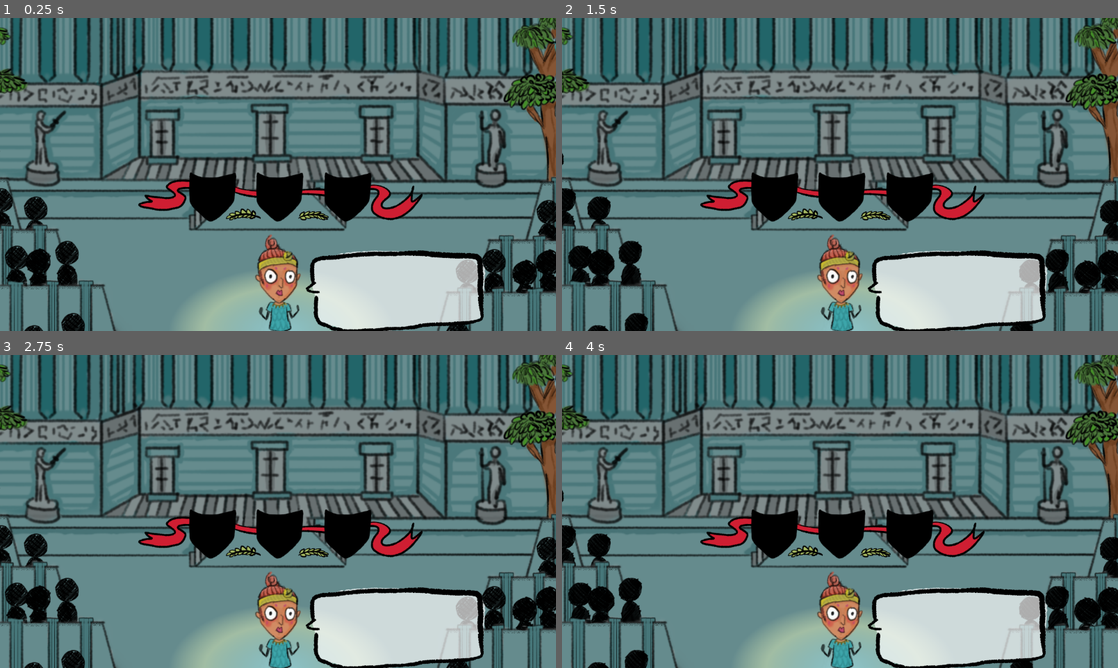
Above: before the commit, frames 1-4 (two rows, left to right).
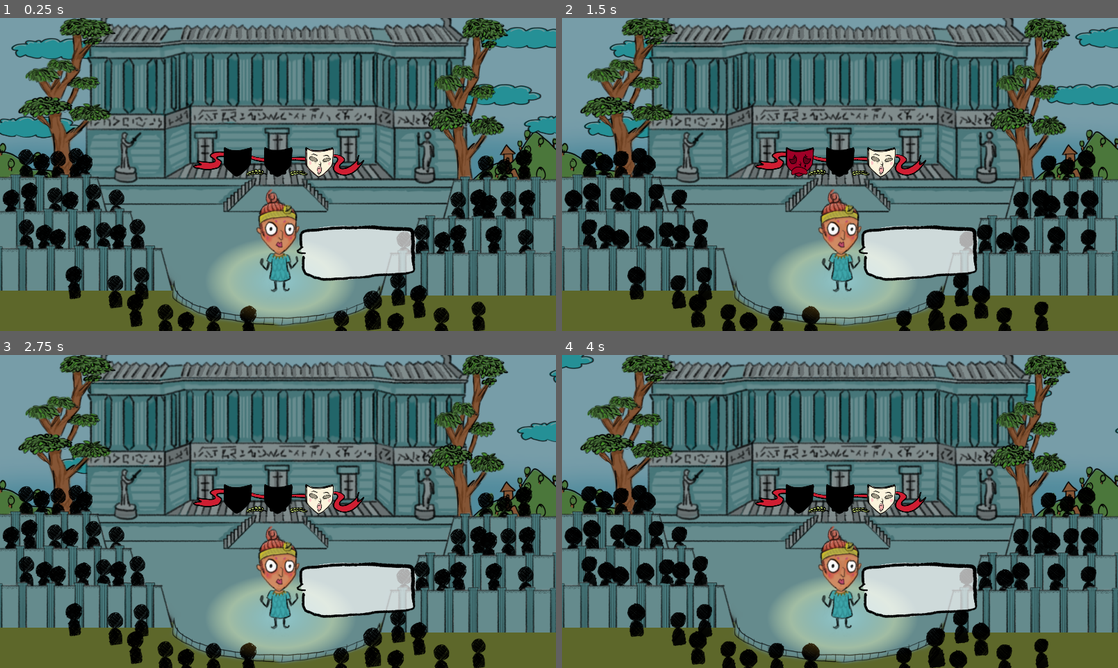
Above: after the commit, the same moments.

Repository: FaunaPolaris/microjam032
Game: Godot game, scene res://Emotions/match_game.tscn
Two runs of this game, one before a commit and one after it. Both use one fixed random seed, a clock stepped at 60 frames per second and the inputs below. Before the commit the project starts from res://game.tscn. Sound files missing from this copy of the repository are replaced by a short silence.
Inputs:
- Up to frame 1 (0.25 s): no input
- Up to frame 2 (1.5 s): hold Right (ui_right) 0.53-1.28 s; hold Left (ui_left) from 1.28 s (still down)
- Up to frame 3 (2.75 s): release Left (ui_left) at 2.03 s; hold Right (ui_right) from 2.03 s (still down)
- Up to frame 4 (4 s): release Right (ui_right) at 2.78 s; hold Up (ui_up) 2.78-3.53 s; hold Left (ui_left) from 3.53 s (still down)

The runs differ from the first frame. In frame 1, 79% of the frame differs, in the area x 0-100%, y 0-100%; in frame 2, 79%; in frame 3, 79%; in frame 4, 79%.

Commit message:
match game with right sprites

Diff:
--- a/Emotions/angry_match.tscn
+++ b/Emotions/angry_match.tscn
@@ -1,15 +1,14 @@
-[gd_scene load_steps=9 format=3 uid="uid://dn3w0ajoaiq4a"]
+[gd_scene load_steps=8 format=3 uid="uid://dn3w0ajoaiq4a"]
 
 [ext_resource type="Script" path="res://Emotions/Scripts/angry_match.gd" id="1_axkmn"]
-[ext_resource type="Texture2D" uid="uid://bels8ihn8wenu" path="res://sprites/greysqr.png" id="2_nqd32"]
-[ext_resource type="Texture2D" uid="uid://nedq4ngd57mr" path="res://sprites/Red_X.png" id="3_vbfpo"]
-[ext_resource type="Texture2D" uid="uid://b76cxcde1bfjj" path="res://sprites/Check_Green.png" id="4_1clwb"]
+[ext_resource type="Texture2D" uid="uid://rivaenorlfpy" path="res://assets/mask_anger.png" id="2_rs2vo"]
 
 [sub_resource type="RectangleShape2D" id="RectangleShape2D_tfh6f"]
-size = Vector2(112.527, 45.4084)
+size = Vector2(95.0213, 33.9434)
 
 [sub_resource type="Animation" id="Animation_7xkp7"]
 resource_name = "right"
+length = 0.2
 tracks/0/type = "value"
 tracks/0/imported = false
 tracks/0/enabled = true
@@ -17,14 +16,15 @@
 tracks/0/interp = 1
 tracks/0/loop_wrap = true
 tracks/0/keys = {
-"times": PackedFloat32Array(0, 1),
-"transitions": PackedFloat32Array(1, 1),
+"times": PackedFloat32Array(0, 0.0333333, 0.166667, 0.2),
+"transitions": PackedFloat32Array(1, 1, 1, 1),
 "update": 0,
-"values": [Color(1, 1, 1, 1), Color(1, 1, 1, 0)]
+"values": [Color(1, 1, 1, 0), Color(0, 0.811765, 0.435294, 1), Color(0, 0.811765, 0.435294, 1), Color(0, 0.811765, 0.435294, 0)]
 }
 
 [sub_resource type="Animation" id="Animation_vql8v"]
 resource_name = "wrong"
+length = 0.2
 tracks/0/type = "value"
 tracks/0/imported = false
 tracks/0/enabled = true
@@ -32,14 +32,42 @@
 tracks/0/interp = 1
 tracks/0/loop_wrap = true
 tracks/0/keys = {
-"times": PackedFloat32Array(0, 1),
-"transitions": PackedFloat32Array(1, 1),
+"times": PackedFloat32Array(0, 0.0333333, 0.166667, 0.2),
+"transitions": PackedFloat32Array(1, 1, 1, 1),
 "update": 0,
-"values": [Color(1, 1, 1, 1), Color(1, 1, 1, 0)]
+"values": [Color(1, 1, 1, 0), Color(0.631373, 0, 0.176471, 1), Color(0.631373, 0, 0.176471, 1), Color(0.631373, 0, 0.176471, 0)]
+}
+
+[sub_resource type="Animation" id="Animation_55q1e"]
+length = 0.001
+tracks/0/type = "value"
+tracks/0/imported = false
+tracks/0/enabled = true
+tracks/0/path = NodePath("right:modulate")
+tracks/0/interp = 1
+tracks/0/loop_wrap = true
+tracks/0/keys = {
+"times": PackedFloat32Array(0),
+"transitions": PackedFloat32Array(1),
+"update": 0,
+"values": [Color(1, 1, 1, 0)]
+}
+tracks/1/type = "value"
+tracks/1/imported = false
+tracks/1/enabled = true
+tracks/1/path = NodePath("wrong:modulate")
+tracks/1/interp = 1
+tracks/1/loop_wrap = true
+tracks/1/keys = {
+"times": PackedFloat32Array(0),
+"transitions": PackedFloat32Array(1),
+"update": 0,
+"values": [Color(1, 1, 1, 0)]
 }
 
 [sub_resource type="AnimationLibrary" id="AnimationLibrary_tvp6q"]
 _data = {
+"RESET": SubResource("Animation_55q1e"),
 "right": SubResource("Animation_7xkp7"),
 "wrong": SubResource("Animation_vql8v")
 }
@@ -48,20 +76,25 @@
 script = ExtResource("1_axkmn")
 
 [node name="idle" type="Sprite2D" parent="."]
-scale = Vector2(0.5, 0.5)
-texture = ExtResource("2_nqd32")
+modulate = Color(0, 0, 0, 1)
+position = Vector2(2.18, 0)
+scale = Vector2(0.7, 0.7)
+texture = ExtResource("2_rs2vo")
 
 [node name="wrong" type="Sprite2D" parent="."]
 modulate = Color(1, 1, 1, 0)
-scale = Vector2(0.11, 0.11)
-texture = ExtResource("3_vbfpo")
+position = Vector2(2.18, 0)
+scale = Vector2(0.7, 0.7)
+texture = ExtResource("2_rs2vo")
 
 [node name="right" type="Sprite2D" parent="."]
 modulate = Color(1, 1, 1, 0)
-scale = Vector2(0.25, 0.25)
-texture = ExtResource("4_1clwb")
+position = Vector2(2.18, 0)
+scale = Vector2(0.7, 0.7)
+texture = ExtResource("2_rs2vo")
 
 [node name="CollisionShape2D" type="CollisionShape2D" parent="."]
+position = Vector2(2.94061, -17.3921)
 shape = SubResource("RectangleShape2D_tfh6f")
 
 [node name="AnimationPlayer" type="AnimationPlayer" parent="."]
--- a/Emotions/angry_mvmnt.tscn
+++ b/Emotions/angry_mvmnt.tscn
@@ -1,19 +1,21 @@
 [gd_scene load_steps=4 format=3 uid="uid://dpj5548g1eqfi"]
 
 [ext_resource type="Script" path="res://Emotions/Scripts/angry_mvmnt.gd" id="1_a0ufn"]
-[ext_resource type="Texture2D" uid="uid://caux5fw4qrtrf" path="res://sprites/redsqr.png" id="2_0rq6k"]
+[ext_resource type="Texture2D" uid="uid://rivaenorlfpy" path="res://assets/mask_anger.png" id="2_8jf4j"]
 
 [sub_resource type="RectangleShape2D" id="RectangleShape2D_8eta4"]
-size = Vector2(112, 28)
+size = Vector2(91, 28)
 
 [node name="Angry_Mvmnt" type="Area2D"]
 script = ExtResource("1_a0ufn")
 
 [node name="angry" type="Sprite2D" parent="."]
-scale = Vector2(0.499, 0.5)
-texture = ExtResource("2_0rq6k")
+position = Vector2(1.46, 0)
+scale = Vector2(0.7, 0.701)
+texture = ExtResource("2_8jf4j")
 
 [node name="CollisionShape2D" type="CollisionShape2D" parent="."]
+position = Vector2(2, -14)
 shape = SubResource("RectangleShape2D_8eta4")
 
 [connection signal="area_shape_entered" from="." to="." method="_on_Angry_Mvmnt_area_shape_entered"]
--- a/Emotions/intense_match.tscn
+++ b/Emotions/intense_match.tscn
@@ -1,15 +1,14 @@
-[gd_scene load_steps=9 format=3 uid="uid://4sowkw0ga52y"]
+[gd_scene load_steps=7 format=3 uid="uid://4sowkw0ga52y"]
 
 [ext_resource type="Script" path="res://Emotions/Scripts/intense_match.gd" id="1_26nia"]
-[ext_resource type="Texture2D" uid="uid://bels8ihn8wenu" path="res://sprites/greysqr.png" id="2_80dk8"]
-[ext_resource type="Texture2D" uid="uid://nedq4ngd57mr" path="res://sprites/Red_X.png" id="3_dhcjm"]
-[ext_resource type="Texture2D" uid="uid://b76cxcde1bfjj" path="res://sprites/Check_Green.png" id="4_1yl6n"]
+[ext_resource type="Texture2D" uid="uid://d2u8qx4sopfmk" path="res://assets/mask_intense.png" id="2_ei27h"]
 
 [sub_resource type="RectangleShape2D" id="RectangleShape2D_tfh6f"]
-size = Vector2(112.527, 51.6568)
+size = Vector2(92.2892, 33.3186)
 
 [sub_resource type="Animation" id="Animation_7xkp7"]
 resource_name = "right"
+length = 0.2
 tracks/0/type = "value"
 tracks/0/imported = false
 tracks/0/enabled = true
@@ -17,10 +16,10 @@
 tracks/0/interp = 1
 tracks/0/loop_wrap = true
 tracks/0/keys = {
-"times": PackedFloat32Array(0, 1),
-"transitions": PackedFloat32Array(1, 1),
+"times": PackedFloat32Array(),
+"transitions": PackedFloat32Array(),
 "update": 0,
-"values": [Color(1, 1, 1, 1), Color(1, 1, 1, 0)]
+"values": []
 }
 
 [sub_resource type="Animation" id="Animation_vql8v"]
@@ -48,20 +47,23 @@
 script = ExtResource("1_26nia")
 
 [node name="idle" type="Sprite2D" parent="."]
-scale = Vector2(0.5, 0.5)
-texture = ExtResource("2_80dk8")
+position = Vector2(2.18, 0)
+scale = Vector2(0.7, 0.7)
+texture = ExtResource("2_ei27h")
 
 [node name="wrong" type="Sprite2D" parent="."]
-modulate = Color(1, 1, 1, 0)
-scale = Vector2(0.11, 0.11)
-texture = ExtResource("3_dhcjm")
+modulate = Color(0.631373, 0, 0.176471, 1)
+position = Vector2(2.18, 0)
+scale = Vector2(0.7, 0.7)
+texture = ExtResource("2_ei27h")
 
 [node name="right" type="Sprite2D" parent="."]
-modulate = Color(1, 1, 1, 0)
-scale = Vector2(0.25, 0.25)
-texture = ExtResource("4_1yl6n")
+position = Vector2(2.18, 0)
+scale = Vector2(0.7, 0.7)
+texture = ExtResource("2_ei27h")
 
 [node name="CollisionShape2D" type="CollisionShape2D" parent="."]
+position = Vector2(1.19093, -16.3443)
 shape = SubResource("RectangleShape2D_tfh6f")
 
 [node name="AnimationPlayer" type="AnimationPlayer" parent="."]
--- a/Emotions/intense_mvmnt.tscn
+++ b/Emotions/intense_mvmnt.tscn
@@ -1,19 +1,21 @@
 [gd_scene load_steps=4 format=3 uid="uid://br285gqlphavt"]
 
 [ext_resource type="Script" path="res://Emotions/Scripts/intense_mvmnt.gd" id="1_aom6d"]
-[ext_resource type="Texture2D" uid="uid://b2cj8k2eafrcw" path="res://sprites/greensqr.png" id="2_3abgq"]
+[ext_resource type="Texture2D" uid="uid://d2u8qx4sopfmk" path="res://assets/mask_intense.png" id="2_dv3ge"]
 
 [sub_resource type="RectangleShape2D" id="RectangleShape2D_8eta4"]
-size = Vector2(112, 28)
+size = Vector2(91, 28)
 
 [node name="Intense_Mvmnt" type="Area2D"]
 script = ExtResource("1_aom6d")
 
 [node name="intense" type="Sprite2D" parent="."]
-scale = Vector2(0.499, 0.5)
-texture = ExtResource("2_3abgq")
+position = Vector2(2.46, 0)
+scale = Vector2(0.7, 0.701)
+texture = ExtResource("2_dv3ge")
 
 [node name="CollisionShape2D" type="CollisionShape2D" parent="."]
+position = Vector2(3, -14)
 shape = SubResource("RectangleShape2D_8eta4")
 
 [connection signal="area_shape_entered" from="." to="." method="_on_Intense_Mvmnt_area_shape_entered"]
--- a/Emotions/match_game.tscn
+++ b/Emotions/match_game.tscn
@@ -1,31 +1,40 @@
-[gd_scene load_steps=2 format=3 uid="uid://mnebfkq3r5iw"]
+[gd_scene load_steps=4 format=3 uid="uid://mnebfkq3r5iw"]
 
 [ext_resource type="Script" path="res://Emotions/Scripts/game.gd" id="1_fd1df"]
+[ext_resource type="PackedScene" uid="uid://dxstwosplpvkc" path="res://game.tscn" id="2_2pc7b"]
+[ext_resource type="Texture2D" uid="uid://cddicarr3ig3g" path="res://assets/interface_masks.png" id="3_vwtqv"]
 
 [node name="MatchGame" type="Node2D"]
 script = ExtResource("1_fd1df")
 
+[node name="game" parent="." instance=ExtResource("2_2pc7b")]
+
+[node name="InterfaceMasks" type="Sprite2D" parent="."]
+position = Vector2(960, 488)
+scale = Vector2(0.722222, 0.722222)
+texture = ExtResource("3_vwtqv")
+
 [node name="Creation" type="Node2D" parent="."]
 
 [node name="intense_marker" type="Marker2D" parent="Creation"]
-position = Vector2(768, -64)
+position = Vector2(1105, 63)
 
 [node name="angry_marker" type="Marker2D" parent="Creation"]
-position = Vector2(576, -64)
+position = Vector2(962, 64)
 
 [node name="sad_marker" type="Marker2D" parent="Creation"]
-position = Vector2(384, -64)
+position = Vector2(822, 64)
 
 [node name="Match" type="Node2D" parent="."]
 
 [node name="sad_match_marker" type="Marker2D" parent="Match"]
-position = Vector2(384, 384)
+position = Vector2(822, 491)
 
 [node name="angry_match_marker" type="Marker2D" parent="Match"]
-position = Vector2(576, 384)
+position = Vector2(962, 491)
 
 [node name="intense_match_marker" type="Marker2D" parent="Match"]
-position = Vector2(768, 384)
+position = Vector2(1105, 491)
 
 [node name="Timer" type="Timer" parent="."]
 autostart = true
--- a/Emotions/sad_match.tscn
+++ b/Emotions/sad_match.tscn
@@ -1,15 +1,14 @@
-[gd_scene load_steps=10 format=3 uid="uid://dxeksuid17rly"]
+[gd_scene load_steps=7 format=3 uid="uid://dxeksuid17rly"]
 
 [ext_resource type="Script" path="res://Emotions/Scripts/sad_match.gd" id="1_gm5y0"]
-[ext_resource type="Texture2D" uid="uid://bels8ihn8wenu" path="res://sprites/greysqr.png" id="2_c6mfa"]
-[ext_resource type="Texture2D" uid="uid://nedq4ngd57mr" path="res://sprites/Red_X.png" id="3_0vpul"]
-[ext_resource type="Texture2D" uid="uid://b76cxcde1bfjj" path="res://sprites/Check_Green.png" id="4_2caw1"]
+[ext_resource type="Texture2D" uid="uid://bg2sgd3k3nuvn" path="res://assets/mask_sad.png" id="2_do6ew"]
 
 [sub_resource type="RectangleShape2D" id="RectangleShape2D_tfh6f"]
-size = Vector2(112.527, 53.3936)
+size = Vector2(92.631, 34.5639)
 
 [sub_resource type="Animation" id="Animation_7xkp7"]
 resource_name = "right"
+length = 0.2
 tracks/0/type = "value"
 tracks/0/imported = false
 tracks/0/enabled = true
@@ -17,14 +16,15 @@
 tracks/0/interp = 1
 tracks/0/loop_wrap = true
 tracks/0/keys = {
-"times": PackedFloat32Array(0, 0.2, 0.5, 1),
+"times": PackedFloat32Array(0, 0.0333333, 0.166667, 0.2),
 "transitions": PackedFloat32Array(1, 1, 1, 1),
 "update": 0,
-"values": [Color(1, 1, 1, 0), Color(1, 1, 1, 1), Color(1, 1, 1, 1), Color(1, 1, 1, 0)]
+"values": [Color(1, 1, 1, 0), Color(0, 0.811765, 0.435294, 1), Color(0, 0.811765, 0.435294, 1), Color(0, 0.811765, 0.435294, 0)]
 }
 
 [sub_resource type="Animation" id="Animation_vql8v"]
 resource_name = "wrong"
+length = 0.2
 tracks/0/type = "value"
 tracks/0/imported = false
 tracks/0/enabled = true
@@ -32,42 +32,14 @@
 tracks/0/interp = 1
 tracks/0/loop_wrap = true
 tracks/0/keys = {
-"times": PackedFloat32Array(0, 0.166667, 0.5, 1),
+"times": PackedFloat32Array(0, 0.0333333, 0.166667, 0.2),
 "transitions": PackedFloat32Array(1, 1, 1, 1),
 "update": 0,
-"values": [Color(1, 1, 1, 0), Color(1, 1, 1, 1), Color(1, 1, 1, 1), Color(1, 1, 1, 0)]
-}
-
-[sub_resource type="Animation" id="Animation_fmuro"]
-length = 0.001
-tracks/0/type = "value"
-tracks/0/imported = false
-tracks/0/enabled = true
-tracks/0/path = NodePath("right:modulate")
-tracks/0/interp = 1
-tracks/0/loop_wrap = true
-tracks/0/keys = {
-"times": PackedFloat32Array(0),
-"transitions": PackedFloat32Array(1),
-"update": 0,
-"values": [Color(1, 1, 1, 0)]
-}
-tracks/1/type = "value"
-tracks/1/imported = false
-tracks/1/enabled = true
-tracks/1/path = NodePath("wrong:modulate")
-tracks/1/interp = 1
-tracks/1/loop_wrap = true
-tracks/1/keys = {
-"times": PackedFloat32Array(0),
-"transitions": PackedFloat32Array(1),
-"update": 0,
-"values": [Color(1, 1, 1, 1)]
+"values": [Color(1, 1, 1, 0), Color(0.631373, 0, 0.176471, 1), Color(0.631373, 0, 0.176471, 1), Color(0.631373, 0, 0.176471, 0)]
 }
 
 [sub_resource type="AnimationLibrary" id="AnimationLibrary_tvp6q"]
 _data = {
-"RESET": SubResource("Animation_fmuro"),
 "right": SubResource("Animation_7xkp7"),
 "wrong": SubResource("Animation_vql8v")
 }
@@ -76,19 +48,25 @@
 script = ExtResource("1_gm5y0")
 
 [node name="idle" type="Sprite2D" parent="."]
-scale = Vector2(0.5, 0.5)
-texture = ExtResource("2_c6mfa")
+visible = false
+position = Vector2(2.18, 0)
+scale = Vector2(0.7, 0.7)
+texture = ExtResource("2_do6ew")
 
 [node name="wrong" type="Sprite2D" parent="."]
-scale = Vector2(0.11, 0.11)
-texture = ExtResource("3_0vpul")
+modulate = Color(0.631373, 0, 0.176471, 0)
+position = Vector2(2.18, 0)
+scale = Vector2(0.7, 0.7)
+texture = ExtResource("2_do6ew")
 
 [node name="right" type="Sprite2D" parent="."]
 modulate = Color(1, 1, 1, 0)
-scale = Vector2(0.25, 0.25)
-texture = ExtResource("4_2caw1")
+position = Vector2(2.18, 0)
+scale = Vector2(0.7, 0.7)
+texture = ExtResource("2_do6ew")
 
 [node name="CollisionShape2D" type="CollisionShape2D" parent="."]
+position = Vector2(2.87721, -16.7481)
 shape = SubResource("RectangleShape2D_tfh6f")
 
 [node name="AnimationPlayer" type="AnimationPlayer" parent="."]
--- a/Emotions/sad_mvmnt.tscn
+++ b/Emotions/sad_mvmnt.tscn
@@ -1,19 +1,21 @@
 [gd_scene load_steps=4 format=3 uid="uid://b01xacq7l2e11"]
 
 [ext_resource type="Script" path="res://Emotions/Scripts/sad_mvmnt.gd" id="1_mjji1"]
-[ext_resource type="Texture2D" uid="uid://blb8sgxy7wb6s" path="res://sprites/bluesqr.png" id="2_rglpn"]
+[ext_resource type="Texture2D" uid="uid://bg2sgd3k3nuvn" path="res://assets/mask_sad.png" id="2_tqhny"]
 
 [sub_resource type="RectangleShape2D" id="RectangleShape2D_8eta4"]
-size = Vector2(112, 28)
+size = Vector2(89, 28)
 
 [node name="Sad_Mvmnt" type="Area2D"]
 script = ExtResource("1_mjji1")
 
 [node name="sad" type="Sprite2D" parent="."]
-scale = Vector2(0.499, 0.5)
-texture = ExtResource("2_rglpn")
+position = Vector2(2.375, 0)
+scale = Vector2(0.7, 0.701)
+texture = ExtResource("2_tqhny")
 
 [node name="CollisionShape2D" type="CollisionShape2D" parent="."]
+position = Vector2(2, -14)
 shape = SubResource("RectangleShape2D_8eta4")
 
 [connection signal="area_shape_entered" from="." to="." method="_on_Sad_Mvmnt_area_shape_entered"]
--- a/game.tscn
+++ b/game.tscn
@@ -9,7 +9,6 @@
 [ext_resource type="Texture2D" uid="uid://dedhyvmkwql4" path="res://assets/silhouettes.png" id="3_27m7r"]
 [ext_resource type="Texture2D" uid="uid://cfls3vruxdyof" path="res://assets/stage.png" id="3_jmtin"]
 [ext_resource type="Texture2D" uid="uid://nhnfl2mkiywo" path="res://assets/building.png" id="5_4kqwc"]
-[ext_resource type="Texture2D" uid="uid://cddicarr3ig3g" path="res://assets/interface_masks.png" id="10_rlv6t"]
 [ext_resource type="Texture2D" uid="uid://c7201n7ecd03y" path="res://assets/speak.png" id="11_m6ndt"]
 
 [sub_resource type="Gradient" id="Gradient_xdu56"]
@@ -180,7 +179,7 @@
 }]
 
 [node name="game" type="Node2D"]
-position = Vector2(14, -6)
+position = Vector2(963, 538)
 
 [node name="background" type="Node2D" parent="."]
 
@@ -277,13 +276,12 @@
 texture = ExtResource("3_jmtin")
 
 [node name="background building" type="Sprite2D" parent="background"]
-position = Vector2(0, -252)
+position = Vector2(16, -252)
 scale = Vector2(0.8, 0.8)
 texture = ExtResource("5_4kqwc")
 
 [node name="tree" type="Sprite2D" parent="background"]
 position = Vector2(650, -182)
-scale = Vector2(1, 1)
 texture = ExtResource("3_8qlb7")
 
 [node name="tree3" type="Sprite2D" parent="background"]
@@ -621,8 +619,7 @@
 texture = SubResource("GradientTexture2D_xts7w")
 
 [node name="character" type="CharacterBody2D" parent="."]
-position = Vector2(0, 272)
-scale = Vector2(0.7, 0.7)
+position = Vector2(0, 240)
 
 [node name="shape" type="CollisionShape2D" parent="character"]
 position = Vector2(4, -14)
@@ -632,12 +629,7 @@
 sprite_frames = SubResource("SpriteFrames_2ycln")
 
 [node name="Camera2D" type="Camera2D" parent="character"]
-position = Vector2(0, -387.143)
-
-[node name="Sprite2D" type="Sprite2D" parent="."]
-position = Vector2(0, 46)
-scale = Vector2(0.8, 0.8)
-texture = ExtResource("10_rlv6t")
+position = Vector2(0, -240.143)
 
 [node name="AnimatedSprite2D" type="AnimatedSprite2D" parent="."]
 position = Vector2(273, 269)
--- a/project.godot
+++ b/project.godot
@@ -11,14 +11,20 @@
 [application]
 
 config/name="microjam032"
-run/main_scene="res://game.tscn"
+run/main_scene="res://Emotions/match_game.tscn"
 config/features=PackedStringArray("4.3", "GL Compatibility")
 config/icon="res://icon.svg"
 
+[autoload]
+
+Global="*res://Emotions/Scripts/Global.gd"
+
 [display]
 
-window/size/viewport_width=1280
-window/size/viewport_height=720
+window/size/viewport_width=1920
+window/size/viewport_height=1080
+window/size/resizable=false
+window/stretch/mode="viewport"
 
 [rendering]
 
Not shown: 1 places in game.tscn that only renumber resources
Binary file changed: input_keys.i.translation
